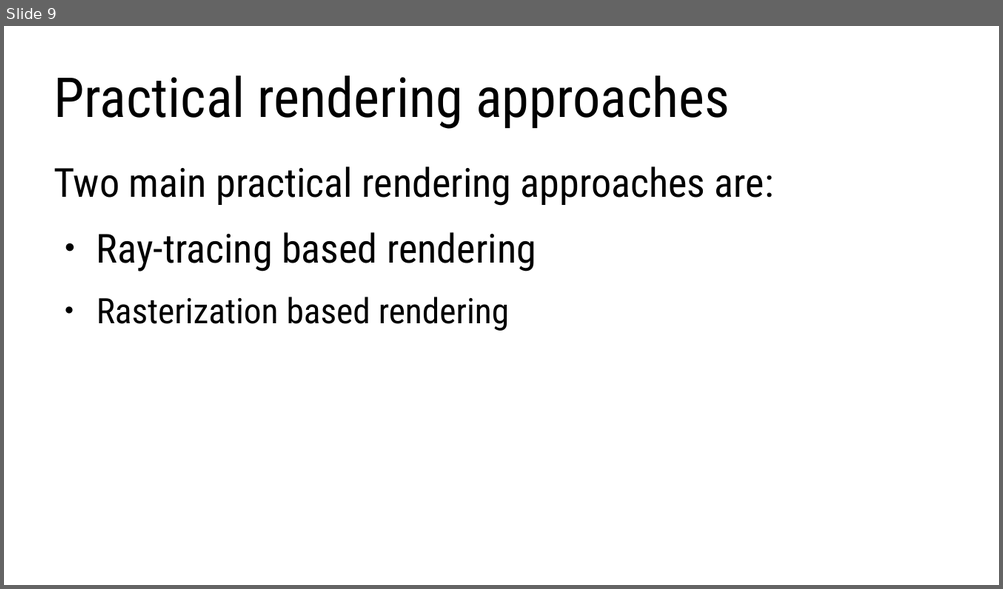
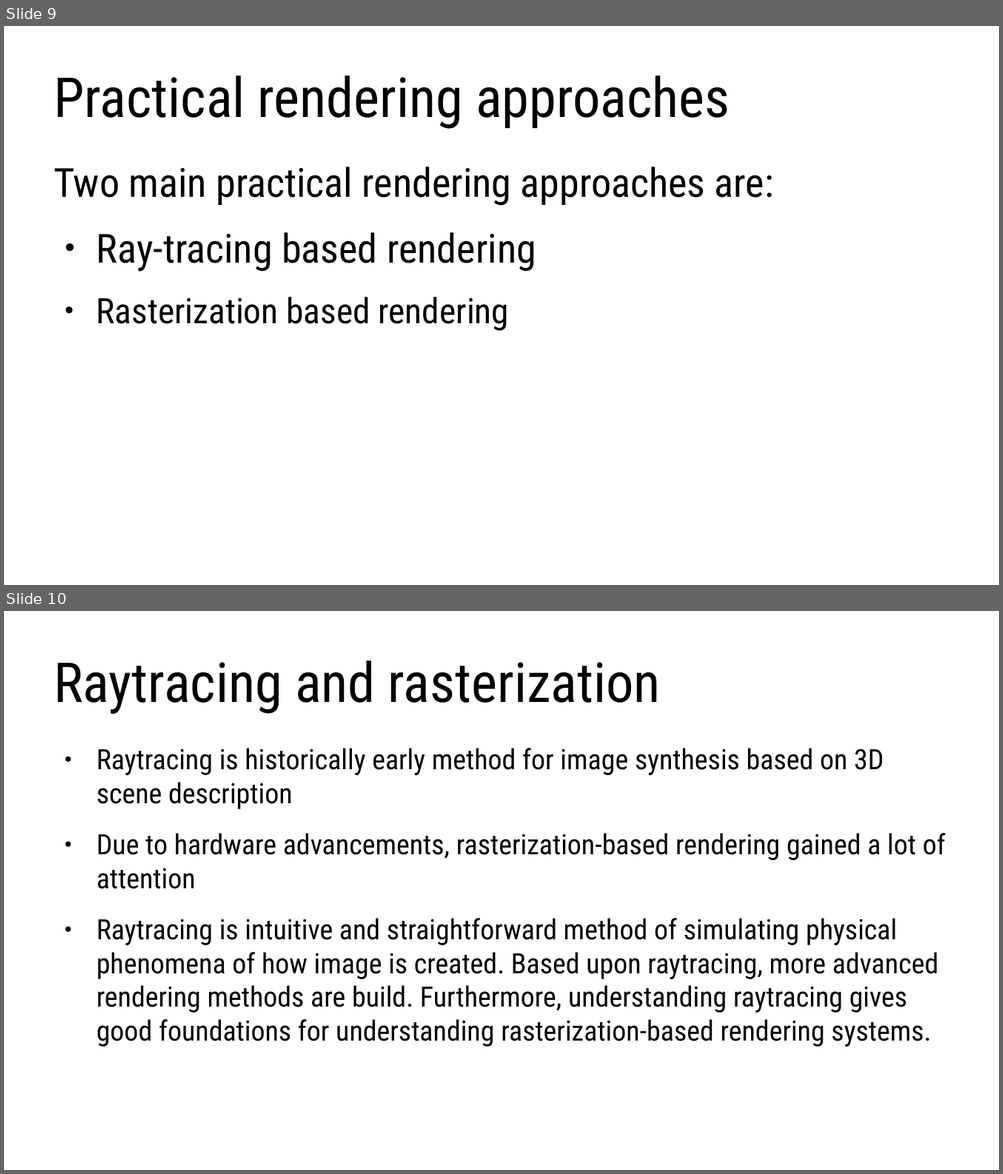
Before and after one commit to lorentzo/IntroductionToComputerGraphics, a slide deck: lectures/foundations_rendering/foundations_rendering.odp. Shown one above the other, each under a label of ours: slide 9 before the commit, slides 9 and 10 after it. The pictures are 1003x589 and 1003x1174 pixels, drawn with LibreOffice and Linux fonts; fonts in the diff are those of the drawing. Boxes give left, top, right and bottom in pixels: in the first picture for what was removed or moved away, otherwise in the second. Text is boxed around its words. In the diff, an @@ line names an element or a change of style, - is before the commit and + after.

Commit message:
updating foundations of rendering

```diff
--- a/lectures/foundations_rendering/foundations_rendering.odp
+++ b/lectures/foundations_rendering/foundations_rendering.odp
@@ slide 10 added at [4, 611, 999, 1170], background #FFFFFF @@
@@ title added at [54, 661, 660, 714], 44 pt, text #000000 @@
+Raytracing and rasterization
@@ text added at [96, 748, 945, 1047], 22.4 pt, text #000000 @@
+● Raytracing is historically early method for image synthesis based on 3D scene description
+● Due to hardware advancements, rasterization-based rendering gained a lot of attention
+● Raytracing is intuitive and straightforward method of simulating physical phenomena of how image is created. Based upon raytracing, more advanced rendering methods are build. Furthermore, understanding raytracing gives good foundations for understanding rasterization-based rendering systems.
```
Also in this commit, not shown: 5 other slides added, 1 slide removed, 3 other files.
